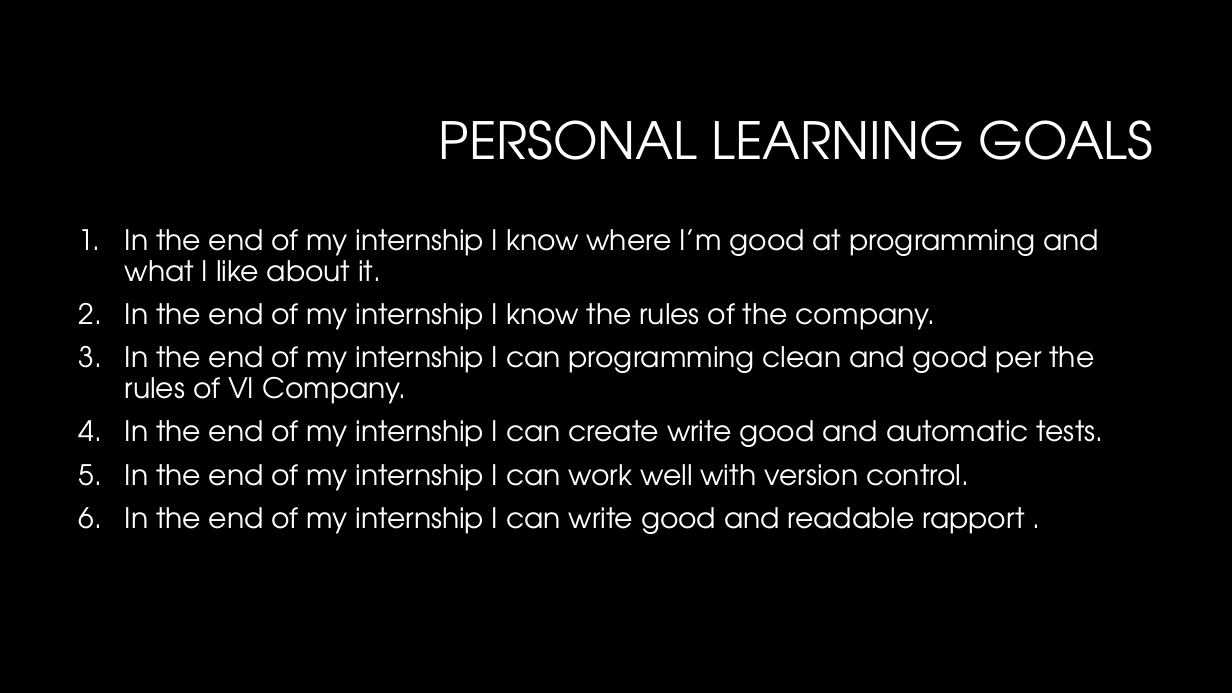
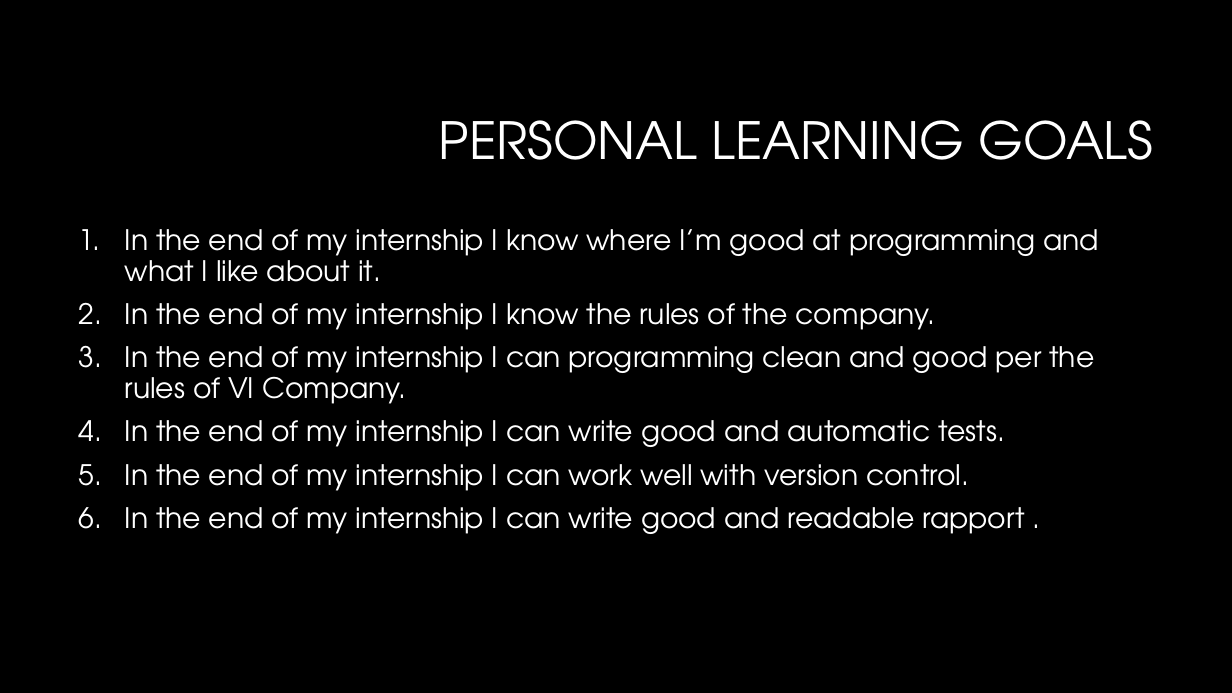
Before and after one commit to InternVI/VIDocuments, a slide deck: slide 9 of Presentation/Internship_Oscar_Veldman.pptx. Drawn at 1232x693 pixels with LibreOffice and Linux fonts; fonts in the diff are those of the drawing; background and template pictures are left out. Boxes give left, top, right and bottom in pixels: in the first picture for what was removed or moved away, otherwise in the second. Text is boxed around its words. In the diff, an @@ line names an element or a change of style, - is before the commit and + after.

```diff
--- a/Presentation/Internship_Oscar_Veldman.pptx
+++ b/Presentation/Internship_Oscar_Veldman.pptx
@@ text at [125, 420, 1005, 447]: text changed @@
-4. In the end of my internship I can create write good and automatic tests.
+4. In the end of my internship I can write good and automatic tests.
```
Also in this commit, not shown: 1 other slide changed, 6 other files.
